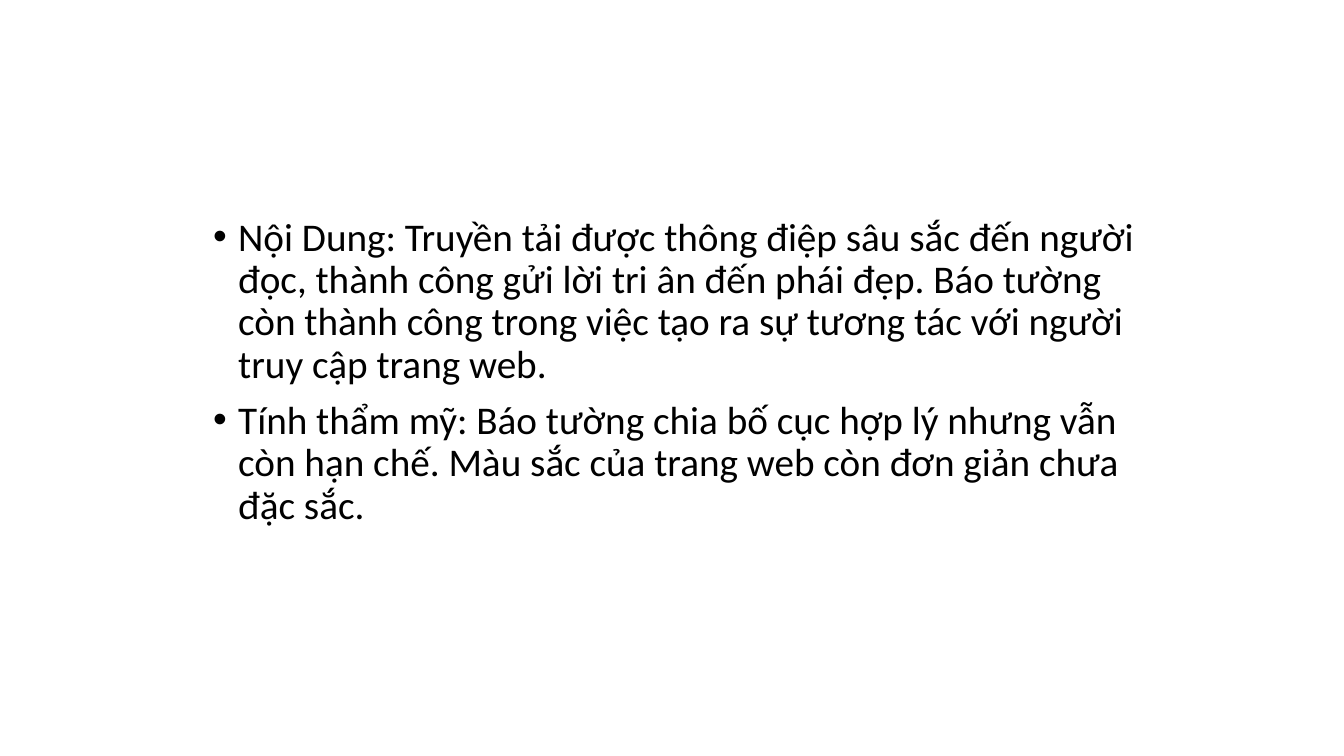
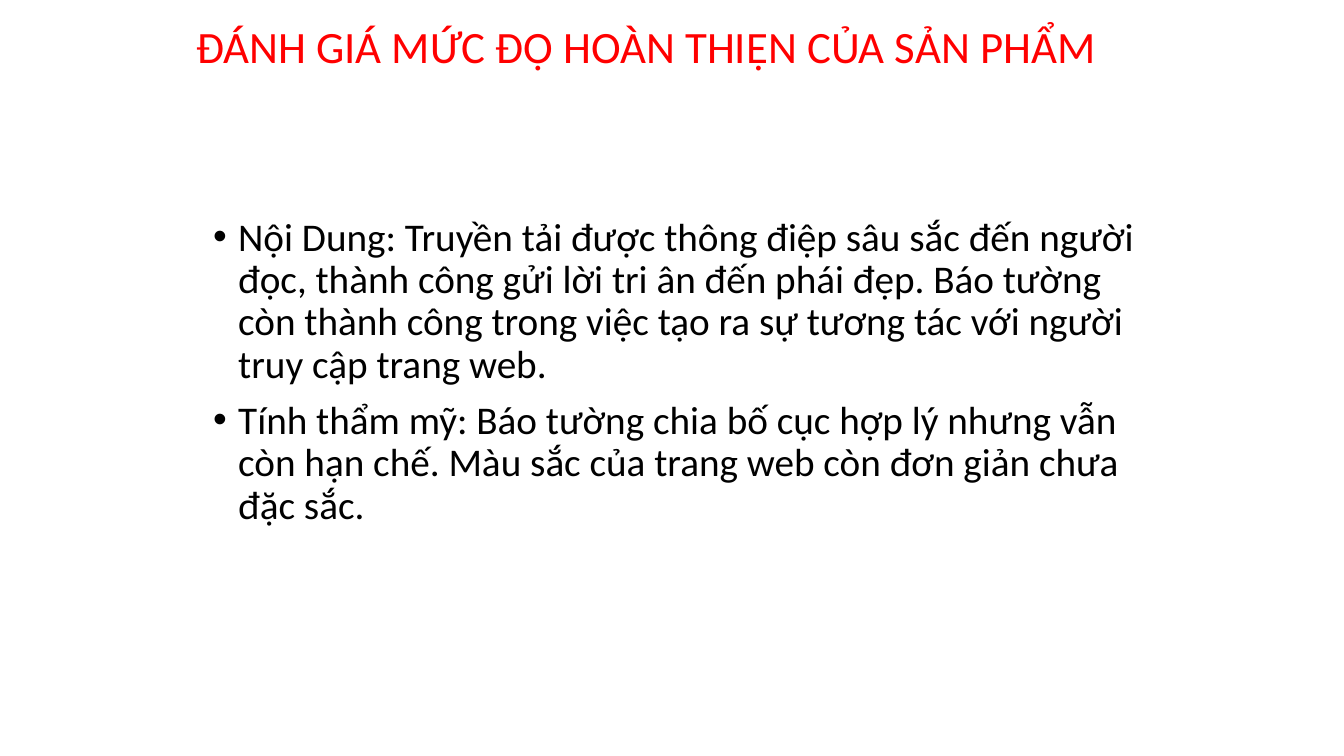
Before and after one commit to nguyenquykyan-blip/QKA1234, a slide deck: slide 5 of Presentation2.pptx. Drawn at 1344x756 pixels with LibreOffice and Linux fonts; fonts in the diff are those of the drawing; background and template pictures are left out. Boxes give left, top, right and bottom in pixels: in the first picture for what was removed or moved away, otherwise in the second. Text is boxed around its words. In the diff, an @@ line names an element or a change of style, - is before the commit and + after.

```diff
--- a/Presentation2.pptx
+++ b/Presentation2.pptx
@@ text added at (196,26,1095,71), 32 pt, text #FF0000 @@
+ĐÁNH GIÁ MỨC ĐỘ HOÀN THIỆN CỦA SẢN PHẨM
```
